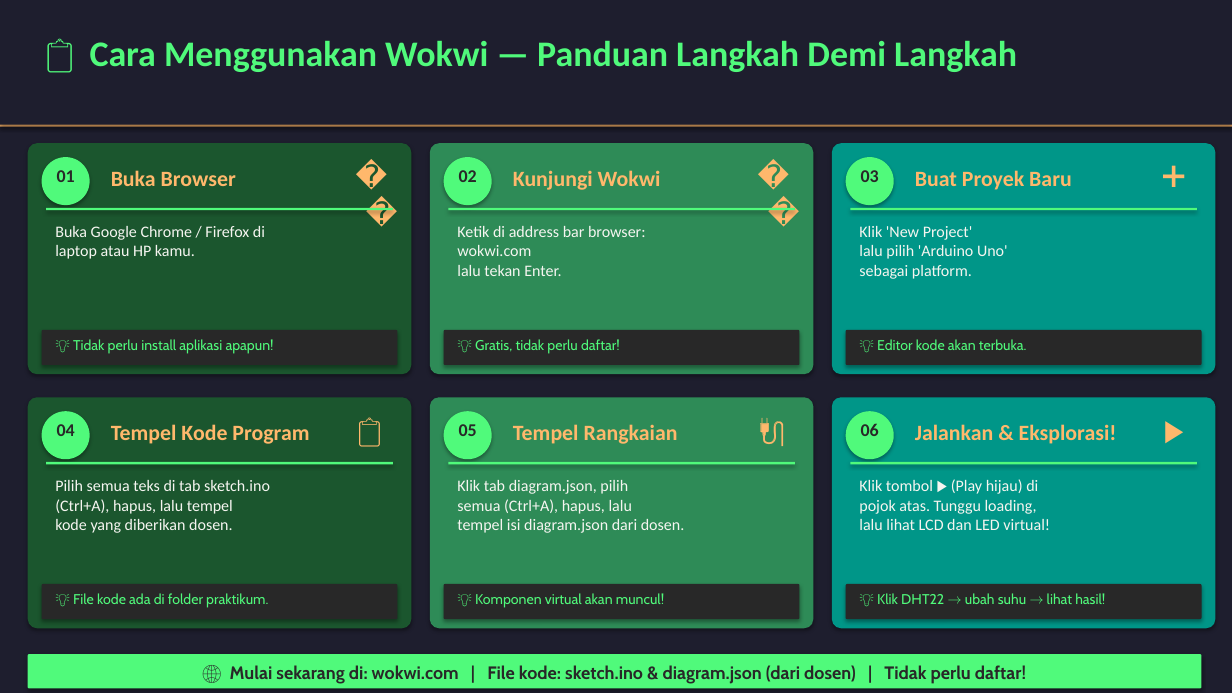
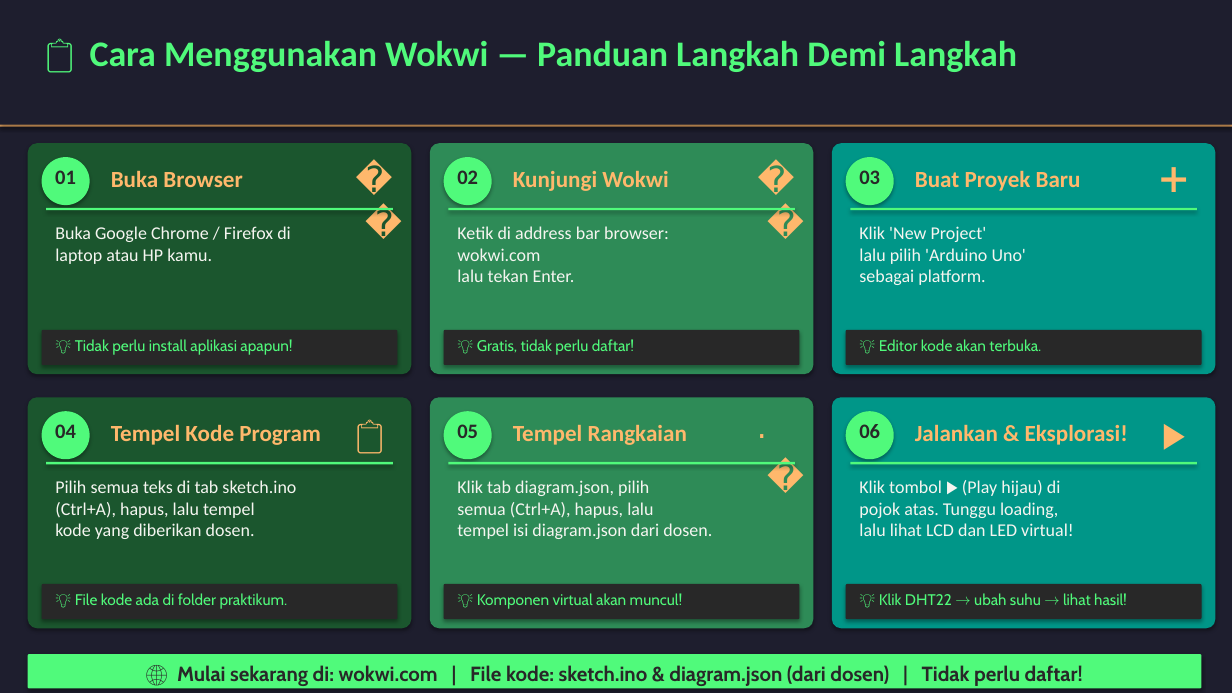
Before and after one commit to antonprafanto/praktik_PTK2026, a slide deck: slide 20 of IoT_untuk_Peternakan_UNMUL.pptx. Drawn at 1232x693 pixels with LibreOffice and Linux fonts; fonts in the diff are those of the drawing. Boxes give left, top, right and bottom in pixels: in the first picture for what was removed or moved away, otherwise in the second. Text is boxed around its words. In the diff, an @@ line names an element or a change of style, - is before the commit and + after.

Commit message:
Update PPT: revisi manual dari dosen

```diff
--- a/IoT_untuk_Peternakan_UNMUL.pptx
+++ b/IoT_untuk_Peternakan_UNMUL.pptx
@@ size 14 to 16 pt in 7 elements at bbox=[177, 665, 1083, 686], bbox=[55, 424, 76, 438], bbox=[457, 424, 478, 438], bbox=[859, 424, 880, 438], bbox=[55, 170, 76, 184], bbox=[457, 170, 478, 184], bbox=[859, 170, 880, 184] @@
@@ size 12.5 to 14 pt in 6 elements at bbox=[457, 226, 669, 282], bbox=[859, 226, 1026, 285], bbox=[55, 480, 296, 539], bbox=[457, 480, 712, 539], bbox=[859, 480, 1074, 536], bbox=[55, 226, 291, 264] @@
@@ size 17 to 18 pt in 6 elements at bbox=[111, 170, 242, 187], bbox=[513, 170, 668, 191], bbox=[915, 170, 1081, 191], bbox=[111, 424, 320, 445], bbox=[513, 424, 687, 445], bbox=[915, 424, 1128, 445] @@
@@ size 24 to 28 pt in 6 elements at bbox=[347, 152, 393, 205], bbox=[749, 152, 795, 205], bbox=[1151, 152, 1197, 205], bbox=[347, 407, 393, 459], bbox=[749, 407, 795, 459], bbox=[1151, 407, 1197, 459] @@
@@ size 11 to 12 pt in 6 elements at bbox=[75, 339, 292, 355], bbox=[477, 339, 634, 355], bbox=[879, 339, 1041, 351], bbox=[75, 593, 288, 609], bbox=[477, 593, 683, 609], bbox=[879, 593, 1127, 605] @@
```
Also in this commit, not shown: 17 other slides changed.
